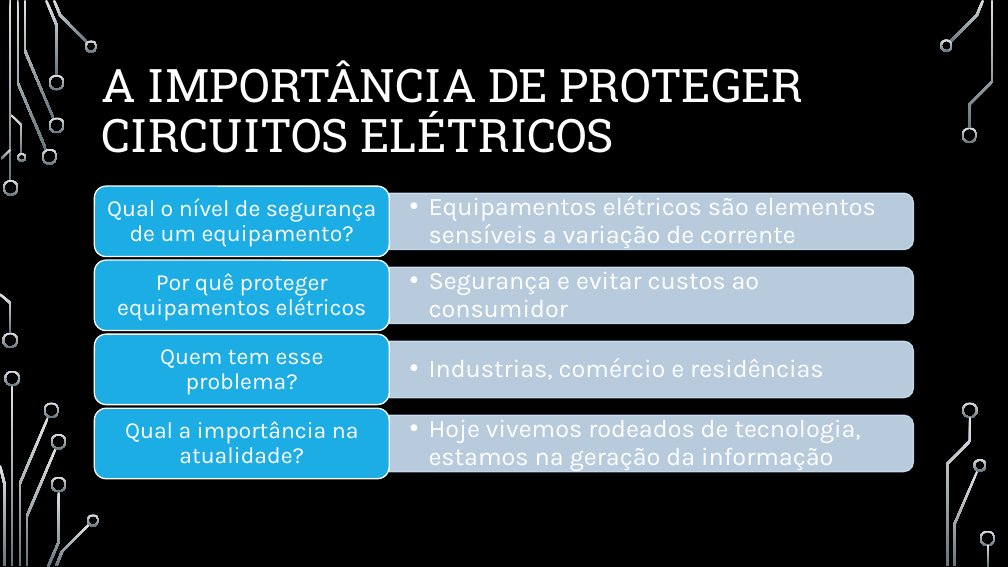
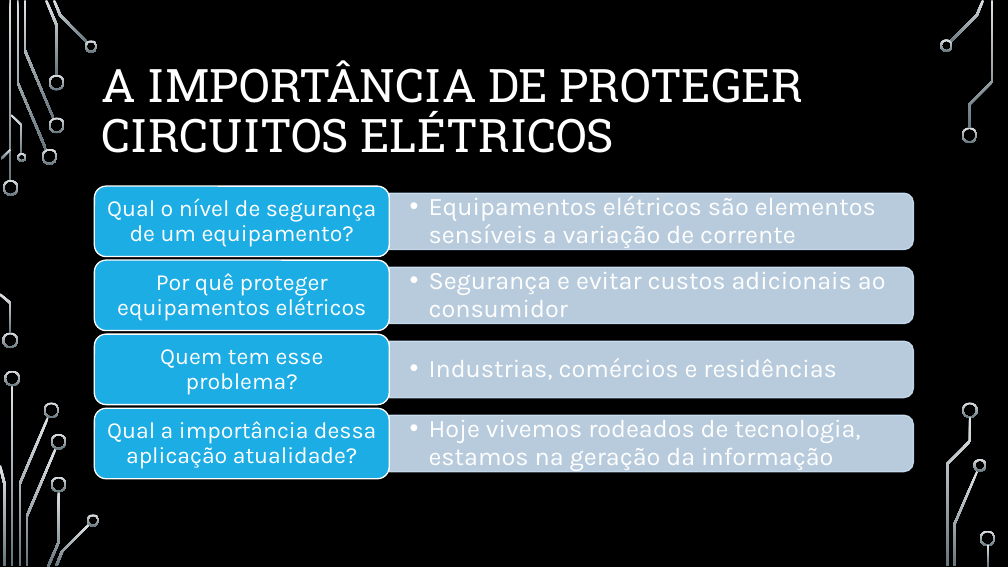
Before and after one commit to francinildo1990/final, a slide deck: slide 3 of Slides.pptx (slide 2 before the commit). Drawn at 1008x567 pixels with LibreOffice and Linux fonts; fonts in the diff are those of the drawing; background and template pictures are left out. Boxes give left, top, right and bottom in pixels: in the first picture for what was removed or moved away, otherwise in the second. Text is boxed around its words. In the diff, an @@ line names an element or a change of style, - is before the commit and + after.

```diff
--- a/Slides.pptx
+++ b/Slides.pptx
@@ text at [429, 272, 886, 317]: text changed @@
-  • Segurança e evitar custos ao consumidor
+  • Segurança e evitar custos adicionais ao consumidor
@@ text at [429, 358, 836, 380]: text changed @@
-  • Industrias, comércio e residências
+  • Industrias, comércios e residências
@@ text at [107, 421, 376, 469]: text changed @@
-Qual a importância na atualidade?
+Qual a importância dessa aplicação atualidade?
```
Also in this commit, not shown: 4 other slides changed.
